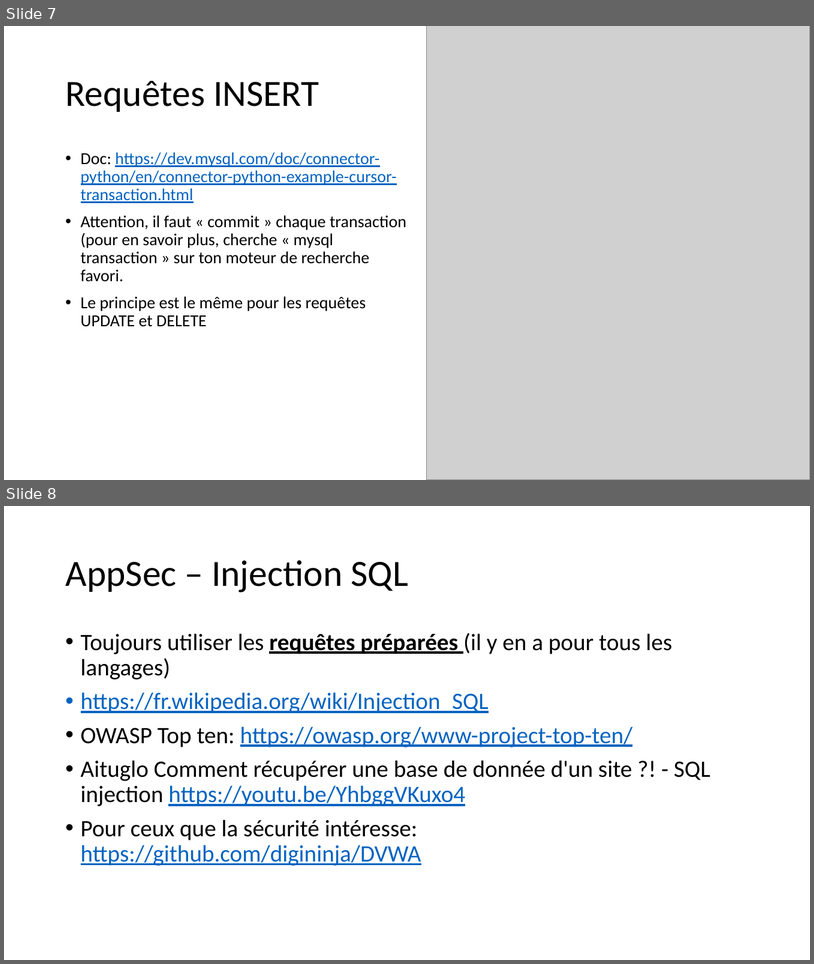
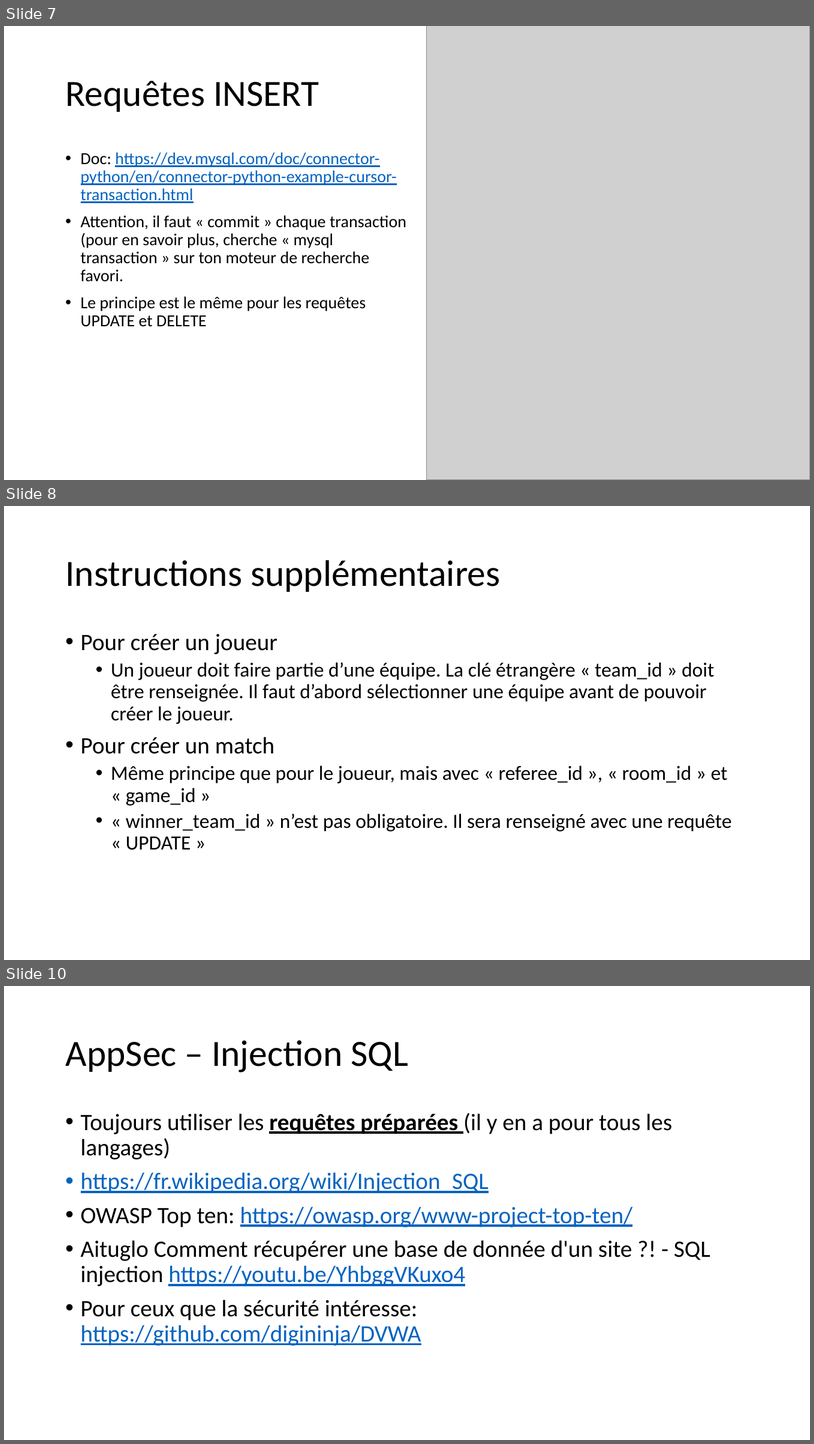
Before and after one commit to zeemil/ecoleit-1sql, a slide deck: Exercices Python.pptx. Shown one above the other, each under a label of ours: slides 7 and 8 before the commit, slides 7, 8 and 10 after it; the slides between them are not shown. The pictures are 814x964 and 814x1444 pixels, drawn with LibreOffice and Linux fonts; fonts in the diff are those of the drawing; grey boxes stand for pictures. Boxes give left, top, right and bottom in pixels: in the first picture for what was removed or moved away, otherwise in the second. Text is boxed around its words. In the diff, an @@ line names an element or a change of style, - is before the commit and + after.

```diff
--- a/Exercices Python.pptx
+++ b/Exercices Python.pptx
@@ slide 8 added at (4,506,810,960), background #FFFFFF @@
@@ title added at (65,560,500,592), 44 pt, text #000000 @@
+Instructions supplémentaires
@@ text added at (81,634,732,850), 24 pt, text #000000 @@
+• Pour créer un joueur
+  • Un joueur doit faire partie d’une équipe. La clé étrangère « team_id » doit être renseignée. Il faut d’abord sélectionner une équipe avant de pouvoir créer le joueur.
+• Pour créer un match
+  • Même principe que pour le joueur, mais avec « referee_id », « room_id » et « game_id »
+  • « winner_team_id » n’est pas obligatoire. Il sera renseigné avec une requête « UPDATE »
@@ what was slide 8 is now slide 10 @@
```
Also in this commit, not shown: 2 slides changed, 2 other slides added.
